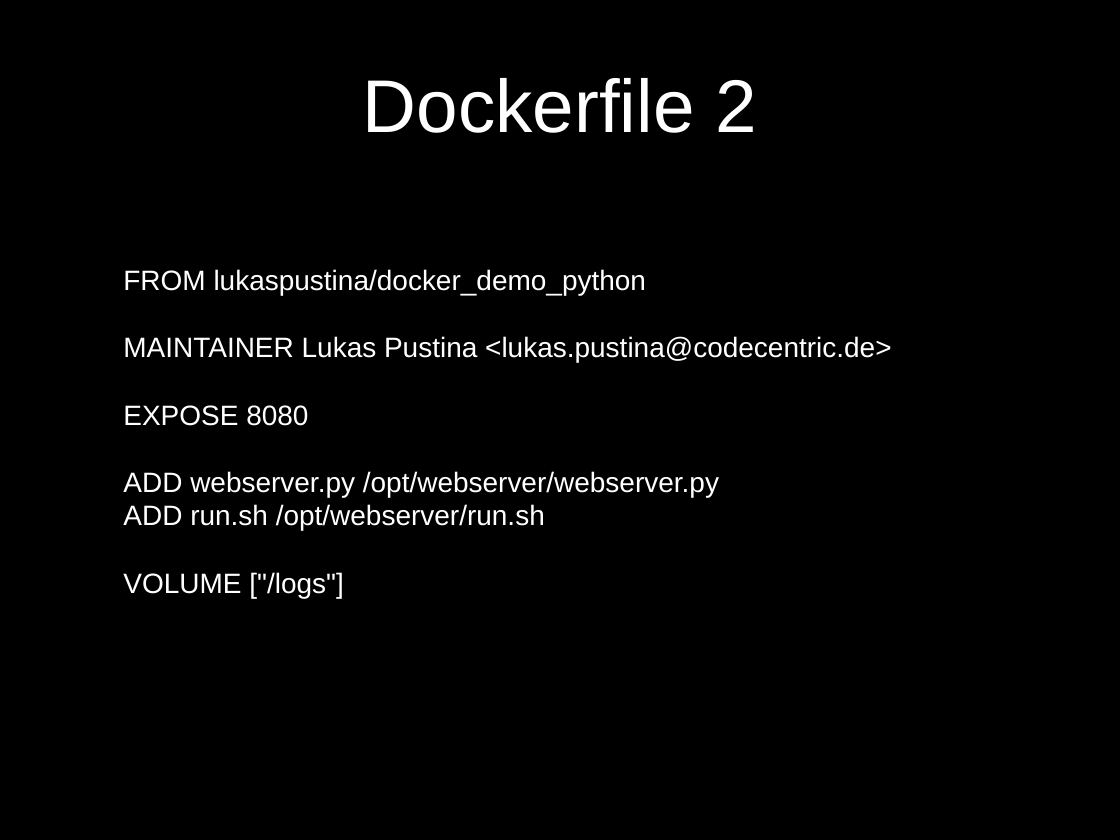
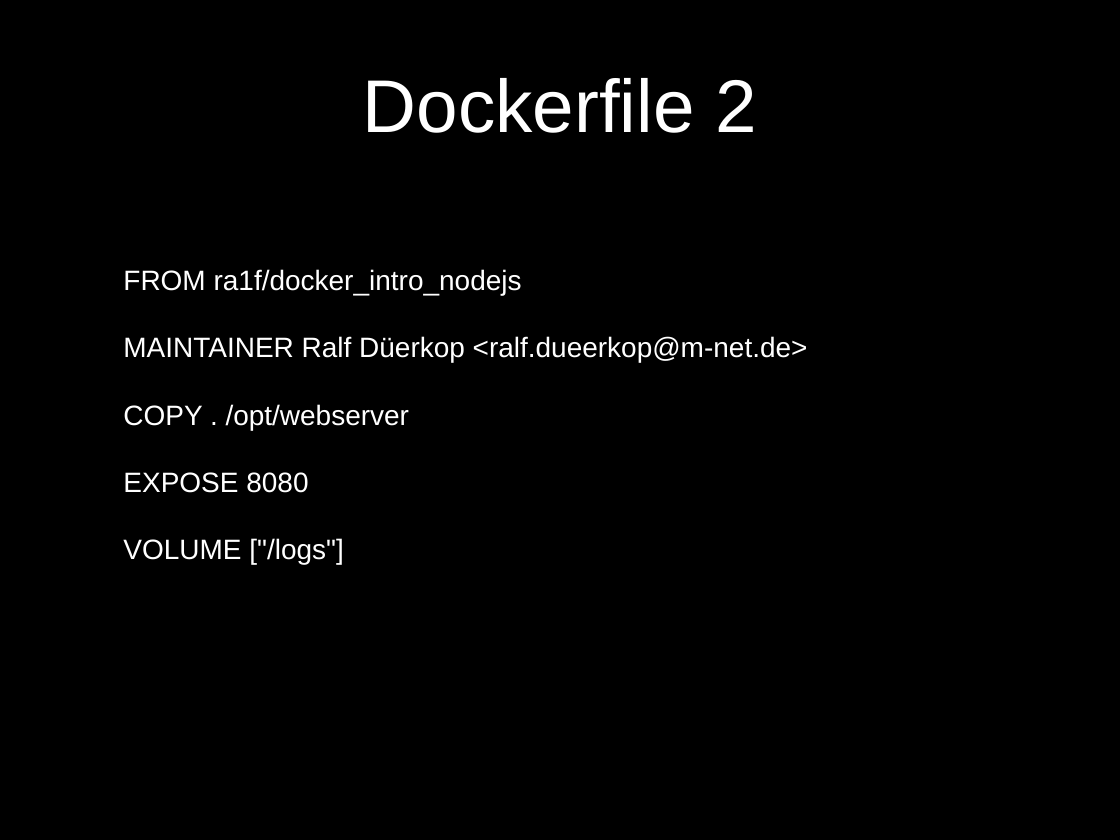
Before and after one commit to ra1f/docker-intro, a slide deck: slide 27 of DockerIntro.pptx (slide 7 before the commit). Drawn at 1120x840 pixels with LibreOffice and Linux fonts; fonts in the diff are those of the drawing; background and template pictures are left out. Boxes give left, top, right and bottom in pixels: in the first picture for what was removed or moved away, otherwise in the second. Text is boxed around its words. In the diff, an @@ line names an element or a change of style, - is before the commit and + after.

```diff
--- a/DockerIntro.pptx
+++ b/DockerIntro.pptx
@@ text at [123,269,808,430]: text changed @@
-FROM lukaspustina/docker_demo_python
-MAINTAINER Lukas Pustina <lukas.pustina@codecentric.de>
+FROM ra1f/docker_intro_nodejs
+MAINTAINER Ralf Düerkop <ralf.dueerkop@m-net.de>
+COPY . /opt/webserver
@@ text at [123,471,719,531]: paragraphs removed @@
-ADD webserver.py /opt/webserver/webserver.py
-ADD run.sh /opt/webserver/run.sh
```
Also in this commit, not shown: 4 other slides changed, 36 slides added, 2 slides removed, 7 other files.
